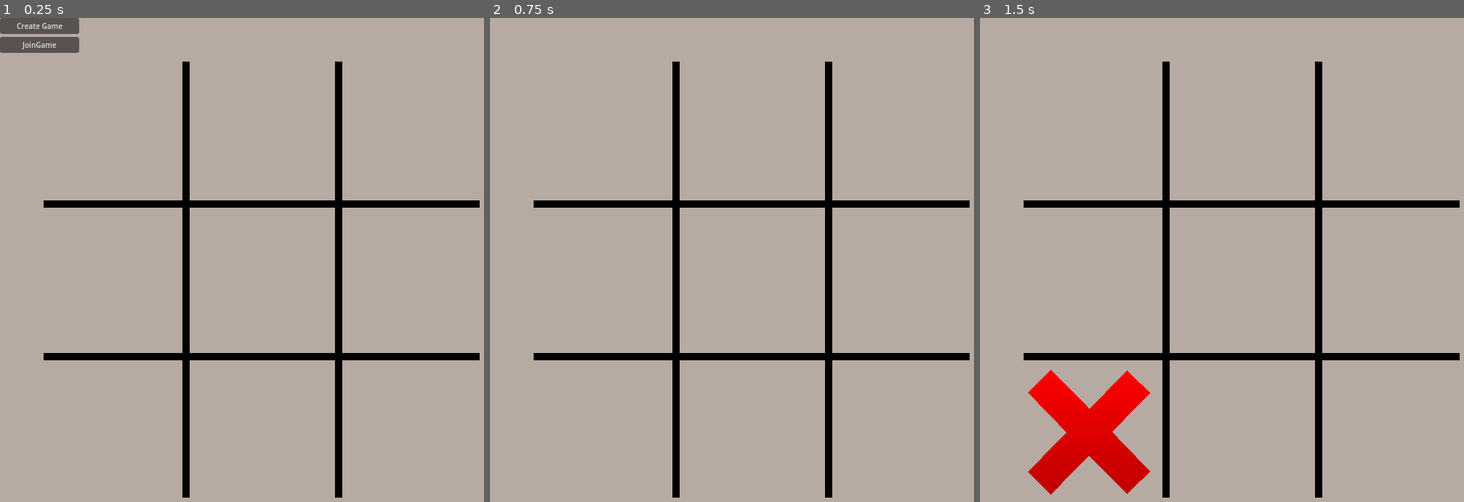
Above: before the commit, frames 1-3 (left to right).
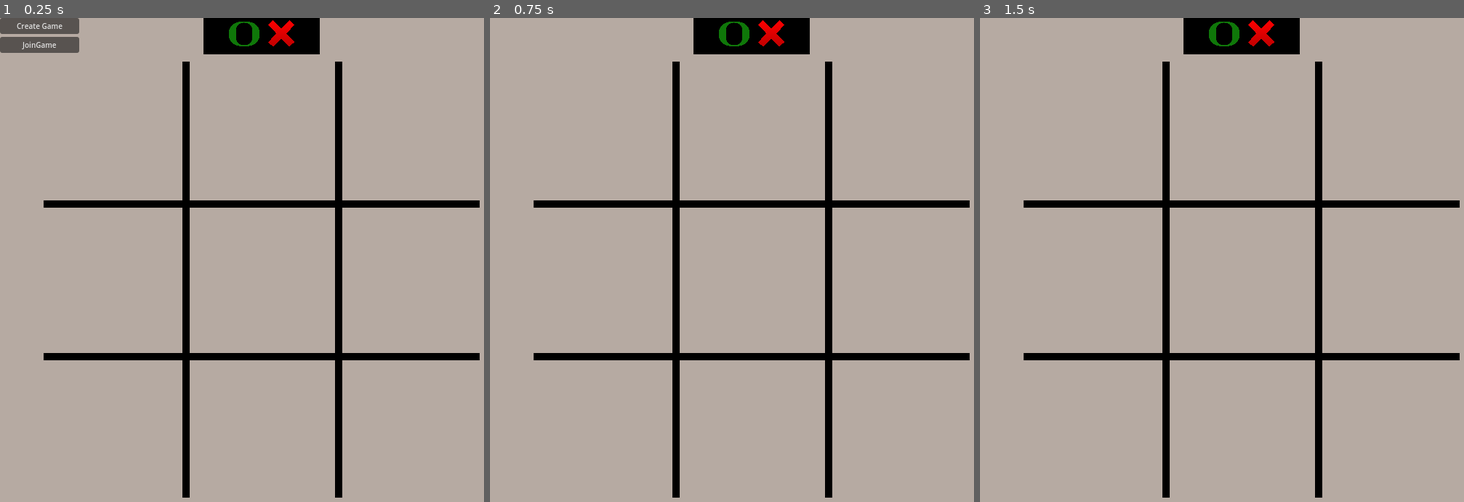
Above: after the commit, the same moments.

Repository: abaker-skudlarek/MultiplayerTicTacToe
Game: Godot game, scene res://Scenes/Main/main.tscn
The game is run twice, just before and just after one commit, with the same random seed, the same clock (stepped at 60 frames per second) and the same inputs.
Inputs (mouse positions are in pixels of both pictures, inside the frame that each line leads up to):
- Up to frame 1 (0.25 s): no input
- Up to frame 2 (0.75 s): click "Create Game" at 0.5 s
- Up to frame 3 (1.5 s): tap Enter at 1.25 s; move the mouse to (1091, 434) at 1.27 s; click (1091, 434) at 1.42 s

The runs differ from the first frame. In frame 1, 1.8% of the frame differs, in the area x 42-67%, y 0-8%; in frame 2, 1.8%; in frame 3, 5.3%, in the area x 9-67%, y 0-99%.

Commit message:
moving to laptop

Diff:
--- a/Resources/Autoloads/game_manager.gd
+++ b/Resources/Autoloads/game_manager.gd
@@ -11,20 +11,24 @@
 
 func _ready() -> void:
     SignalBus.connect("connected_to_game", _on_connected_to_game)
+    SignalBus.connect("game_started", _on_game_started)
 
 
 func _on_connected_to_game() -> void:
     if multiplayer.is_server():
         local_player_type = PlayerType.CROSS
-        current_playable_player_type = PlayerType.CROSS
     else:
         local_player_type = PlayerType.CIRCLE
+    Lobby.player_connected.rpc_id(1)
+
+
+func _on_game_started() -> void:
+    current_playable_player_type = PlayerType.CROSS
 
 
 @rpc("call_local", "any_peer", "reliable")
 func clicked_on_grid_position(x: int, y: int, player_type: GameManager.PlayerType) -> void:
-    if current_playable_player_type != player_type:
-        return
+    if current_playable_player_type != player_type: return
 
     SignalBus.grid_position_clicked.emit(x, y, player_type)
 
@@ -32,3 +36,5 @@
         current_playable_player_type = PlayerType.CIRCLE
     else:
         current_playable_player_type = PlayerType.CROSS
+
+    SignalBus.turn_taken.emit()
--- a/Resources/Autoloads/lobby.gd
+++ b/Resources/Autoloads/lobby.gd
@@ -4,6 +4,7 @@
 const DEFAULT_SERVER_IP: String = "localhost"
 const MAX_CONNECTIONS: int = 2
 
+var connected_players = 0
 
 func _ready():
 	SignalBus.connect("join_game_clicked", _on_join_game_clicked)
@@ -22,3 +23,11 @@
 	peer.create_server(PORT, MAX_CONNECTIONS)
 	multiplayer.multiplayer_peer = peer
 	SignalBus.connected_to_game.emit()
+
+
+@rpc("any_peer", "call_local", "reliable")
+func player_connected():
+	if multiplayer.is_server():
+		connected_players += 1
+		if connected_players == MAX_CONNECTIONS:
+			SignalBus.game_started.emit()
--- a/Resources/Autoloads/signal_bus.gd
+++ b/Resources/Autoloads/signal_bus.gd
@@ -7,3 +7,5 @@
 signal create_game_clicked
 
 signal connected_to_game
+signal game_started
+signal turn_taken
--- a/Scenes/Main/main.tscn
+++ b/Scenes/Main/main.tscn
@@ -1,11 +1,88 @@
-[gd_scene load_steps=5 format=3 uid="uid://dek82gxmo48oh"]
+[gd_scene load_steps=9 format=3 uid="uid://dek82gxmo48oh"]
 
 [ext_resource type="Script" path="res://Scenes/Main/server_id.gd" id="1_2a40b"]
 [ext_resource type="Script" path="res://Scenes/Main/multiplayer_buttons.gd" id="1_5xmv3"]
+[ext_resource type="Script" path="res://Scenes/Main/ui.gd" id="1_e7435"]
 [ext_resource type="PackedScene" uid="uid://dur07llej4wg4" path="res://Scenes/GridLine/grid_line.tscn" id="1_w7eti"]
+[ext_resource type="Texture2D" uid="uid://ugkk6pebjwcs" path="res://Assets/circle.png" id="1_yy6lk"]
 [ext_resource type="PackedScene" uid="uid://ddka1ehg4xqo8" path="res://Scenes/GridPosition/grid_position.tscn" id="2_epr14"]
+[ext_resource type="Texture2D" uid="uid://bhciuoqpv0aax" path="res://Assets/cross.png" id="2_libex"]
+[ext_resource type="Texture2D" uid="uid://tpqbvuwsxeeu" path="res://Assets/white-arrow.png" id="3_p061m"]
 
 [node name="Main" type="Node"]
+
+[node name="CanvasLayer" type="CanvasLayer" parent="."]
+
+[node name="UI" type="Control" parent="CanvasLayer"]
+layout_mode = 3
+anchors_preset = 5
+anchor_left = 0.5
+anchor_right = 0.5
+grow_horizontal = 2
+script = ExtResource("1_e7435")
+
+[node name="Background" type="ColorRect" parent="CanvasLayer/UI"]
+layout_mode = 0
+offset_left = -80.0
+offset_right = 80.0
+offset_bottom = 50.0
+color = Color(0, 0, 0, 1)
+
+[node name="CircleImage" type="TextureRect" parent="CanvasLayer/UI"]
+layout_mode = 0
+offset_left = -45.0
+offset_top = 5.0
+offset_right = 555.0
+offset_bottom = 488.0
+scale = Vector2(0.07, 0.07)
+texture = ExtResource("1_yy6lk")
+
+[node name="CrossImage" type="TextureRect" parent="CanvasLayer/UI"]
+layout_mode = 0
+offset_left = 9.0
+offset_top = 3.0
+offset_right = 6024.0
+offset_bottom = 6127.0
+scale = Vector2(0.006, 0.006)
+texture = ExtResource("2_libex")
+
+[node name="YouCircleLabel" type="Label" parent="CanvasLayer/UI"]
+layout_mode = 0
+offset_left = -36.0
+offset_top = 36.0
+offset_right = 4.0
+offset_bottom = 59.0
+theme_override_font_sizes/font_size = 12
+text = "YOU"
+
+[node name="YouCrossLabel" type="Label" parent="CanvasLayer/UI"]
+layout_mode = 0
+offset_left = 15.0
+offset_top = 36.0
+offset_right = 55.0
+offset_bottom = 59.0
+theme_override_font_sizes/font_size = 12
+text = "YOU"
+
+[node name="ArrowCircleImage" type="TextureRect" parent="CanvasLayer/UI"]
+layout_mode = 0
+offset_left = -45.0
+offset_top = 7.0
+offset_right = 1555.0
+offset_bottom = 1607.0
+rotation = 1.5708
+scale = Vector2(0.02, 0.02)
+texture = ExtResource("3_p061m")
+
+[node name="ArrowCrossImage" type="TextureRect" parent="CanvasLayer/UI"]
+layout_mode = 0
+offset_left = 46.0
+offset_top = 39.0
+offset_right = 1646.0
+offset_bottom = 1639.0
+rotation = -1.5708
+scale = Vector2(0.02, 0.02)
+texture = ExtResource("3_p061m")
 
 [node name="MultiplayerSpawner" type="MultiplayerSpawner" parent="."]
 _spawnable_scenes = PackedStringArray("res://Scenes/Cross/cross.tscn", "res://Scenes/Circle/circle.tscn")
--- /dev/null
+++ b/Scenes/Main/ui.gd
@@ -0,0 +1,37 @@
+extends Control
+
+@onready var arrow_circle_image: TextureRect = $ArrowCircleImage
+@onready var arrow_cross_image: TextureRect = $ArrowCrossImage
+@onready var you_cross_label: Label = $YouCrossLabel
+@onready var you_circle_label: Label = $YouCircleLabel
+
+
+# Called when the node enters the scene tree for the first time.
+func _ready():
+	SignalBus.connect("game_started", _on_game_started)
+	SignalBus.connect("turn_taken", _on_turn_taken)
+	arrow_circle_image.visible = false
+	arrow_cross_image.visible = false
+	you_cross_label.visible = false
+	you_circle_label.visible = false
+
+
+func _on_game_started() -> void:
+	if GameManager.local_player_type == GameManager.PlayerType.CROSS:
+		you_cross_label.visible = true
+	else:
+		you_circle_label.visible = true
+	_update_current_arrow()
+
+
+func _on_turn_taken() -> void:
+	_update_current_arrow()
+
+
+func _update_current_arrow() -> void:
+	if GameManager.current_playable_player_type == GameManager.PlayerType.CROSS:
+		arrow_cross_image.visible = true
+		arrow_circle_image.visible = false
+	else:
+		arrow_cross_image.visible = false
+		arrow_circle_image.visible = true
Binary file added: Assets/white-arrow.png
Not shown, added: Assets/white-arrow.png.import
